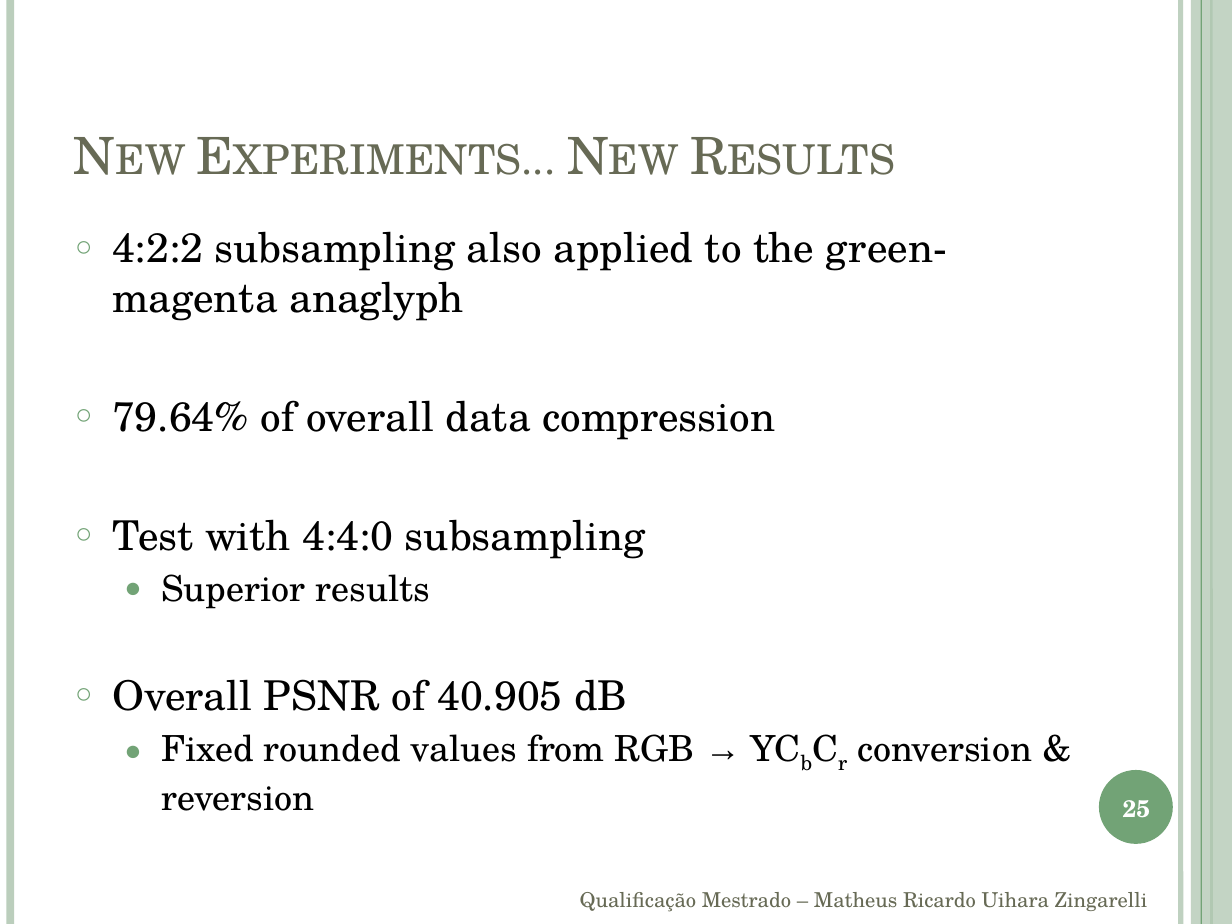
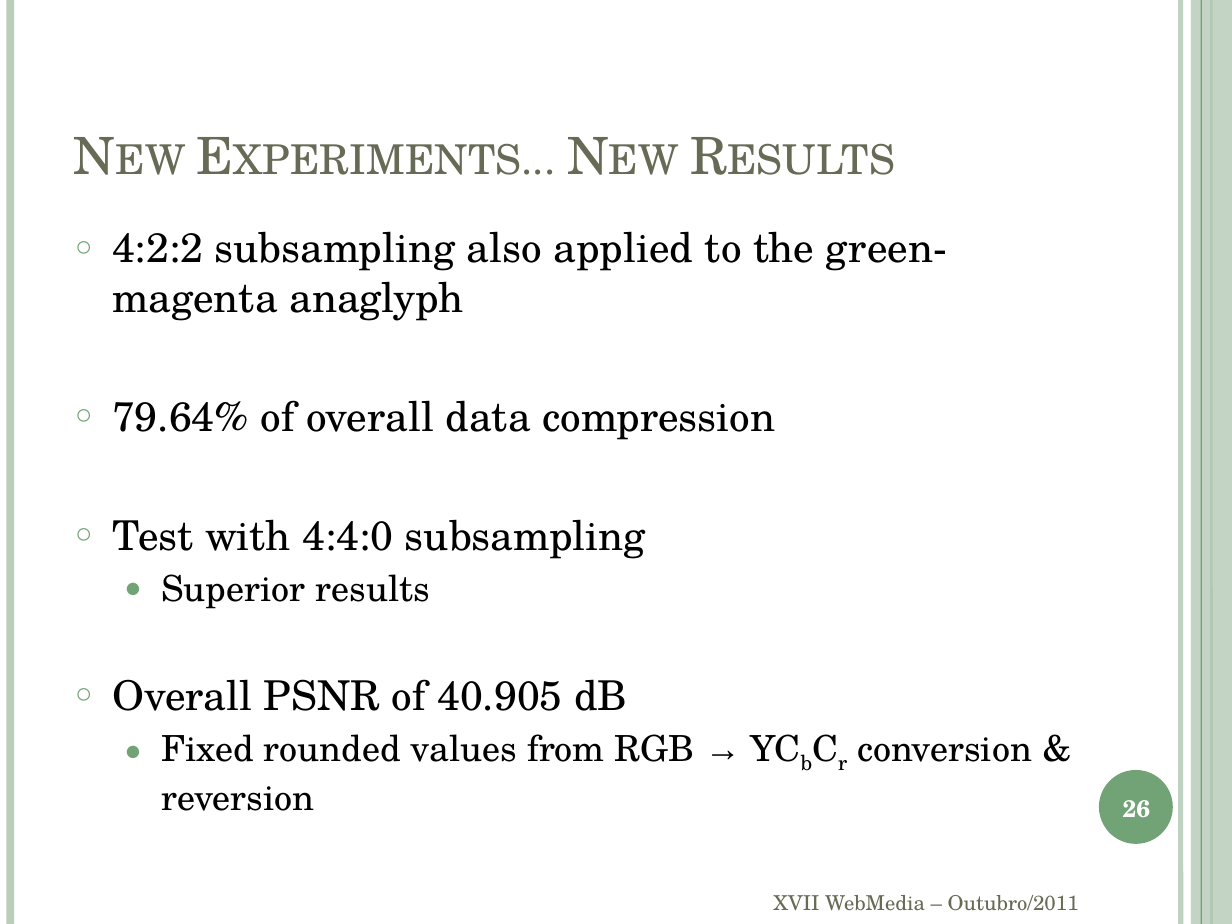
Before and after one commit to andrecurvello/tests-zingarelli, a slide deck: slide 26 of 1-Meus-Artigos/WebMedia11/apresentação.pptx (slide 25 before the commit). Drawn at 1232x924 pixels with LibreOffice and Linux fonts; fonts in the diff are those of the drawing. Boxes give left, top, right and bottom in pixels: in the first picture for what was removed or moved away, otherwise in the second. Text is boxed around its words. In the diff, an @@ line names an element or a change of style, - is before the commit and + after.

Commit message:
WebMedia - alterações na apresentação

```diff
--- a/1-Meus-Artigos/WebMedia11/apresentação.pptx
+++ b/1-Meus-Artigos/WebMedia11/apresentação.pptx
@@ page number at (1123,800,1151,818): text changed @@
-25
+26
@@ text removed at (580,892,1148,912) @@
-Qualificação Mestrado – Matheus Ricardo Uihara Zingarelli
@@ text added at (774,895,1079,911), 12 pt, text #676A55 @@
+XVII WebMedia – Outubro/2011
```
Also in this commit, not shown: 22 other slides changed, 2 slides added, 1 slide removed.
